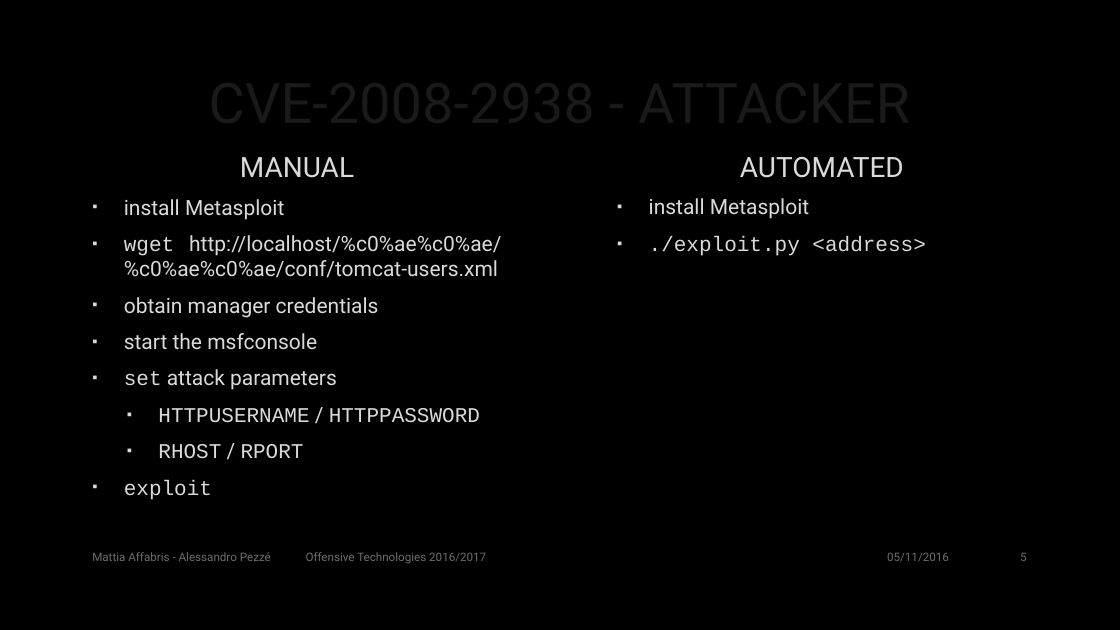
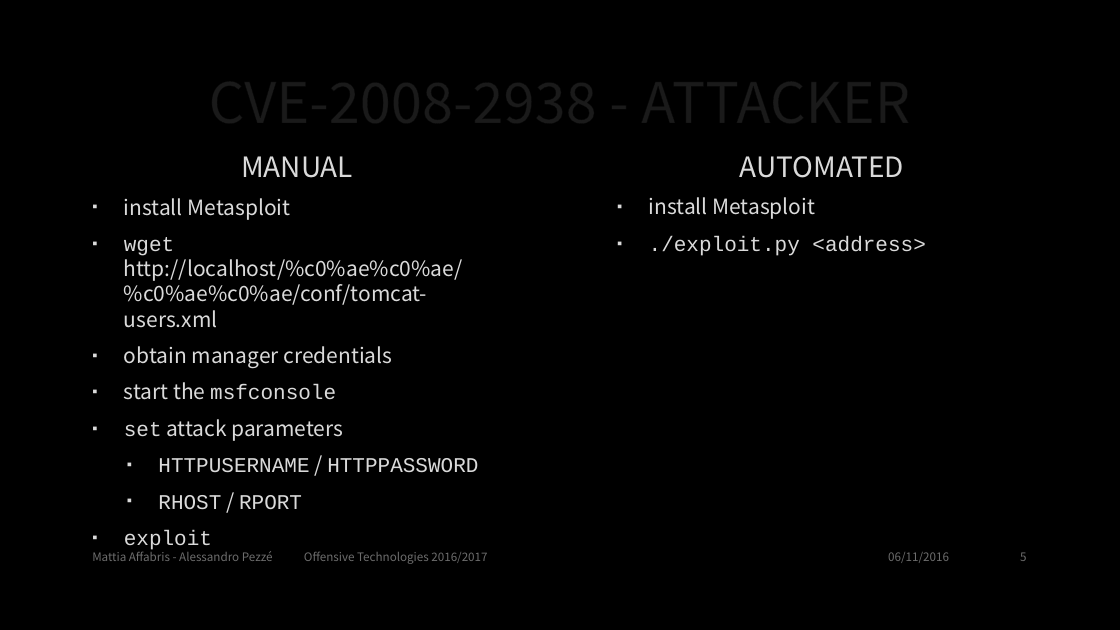
Before and after one commit to Naramsim/Offensive, a slide deck: slide 5 of Exploits.pptx. Drawn at 1120x630 pixels with LibreOffice and Linux fonts; fonts in the diff are those of the drawing; background and template pictures are left out. Boxes give left, top, right and bottom in pixels: in the first picture for what was removed or moved away, otherwise in the second. Text is boxed around its words. In the diff, an @@ line names an element or a change of style, - is before the commit and + after.

Commit message:
font changed and few additions

```diff
--- a/Exploits.pptx
+++ b/Exploits.pptx
@@ title "CVE-2008-2938 - ATTACKER" at (84, 56, 1035, 145): font Roboto to Noto Sans CJK SC @@
@@ text at (124, 156, 478, 509): font Roboto to Noto Sans CJK SC in "MANUAL", "install Metasploit", "http://localhost/%c0%ae%c0%ae/ %c0%ae%c0%ae/conf/tomcat-user ...", "obtain manager credentials" and 4 more places; font Roboto to Courier New in "msfconsole" @@
@@ text at (649, 156, 904, 219): font Roboto to Noto Sans CJK SC in "AUTOMATED", "install Metasploit" @@
@@ text "Mattia Affabris - Alessandro Pezzé ..." at (92, 549, 487, 564): font Roboto to Noto Sans CJK SC @@
@@ text at (888, 552, 949, 563): text changed; font Roboto to Noto Sans CJK SC @@
-05/11/2016
+06/11/2016
```
Also in this commit, not shown: 11 other slides changed.
